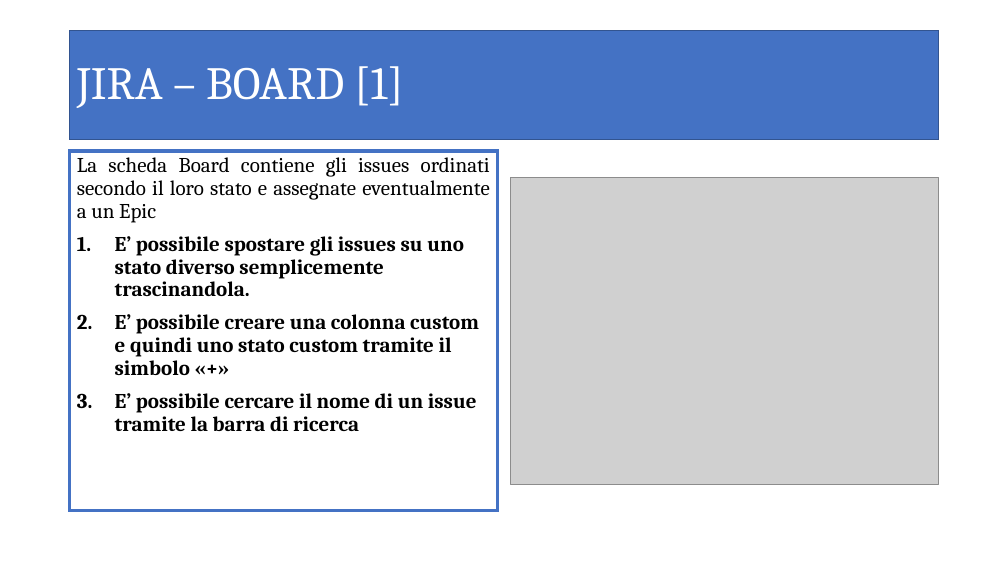
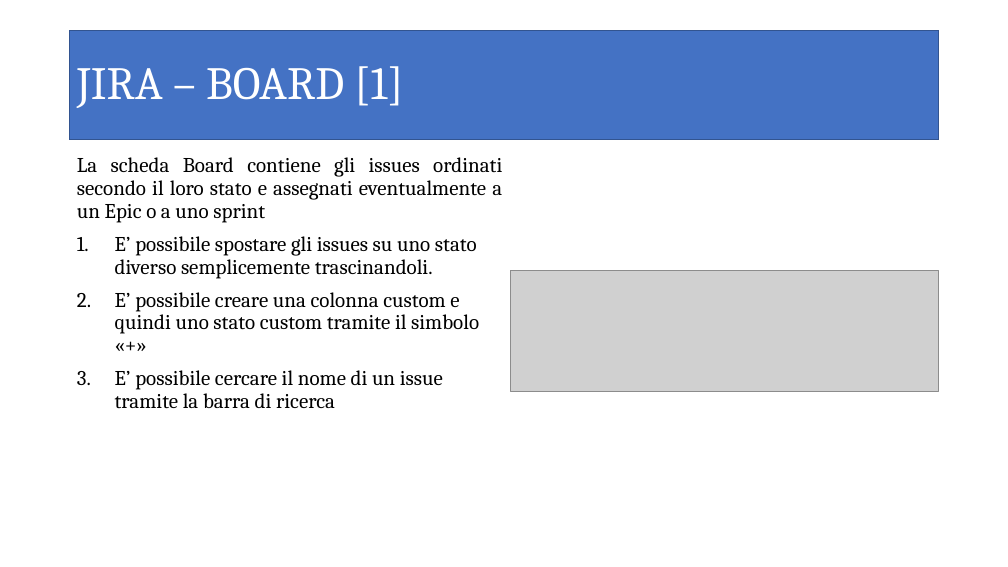
Before and after one commit to sdiricco/dirdem-micro, a slide deck: slide 7 of Documents/JIRA.pptx (slide 5 before the commit). Drawn at 1008x567 pixels with LibreOffice and Linux fonts; fonts in the diff are those of the drawing; grey boxes stand for pictures. Boxes give left, top, right and bottom in pixels: in the first picture for what was removed or moved away, otherwise in the second. Text is boxed around its words. In the diff, an @@ line names an element or a change of style, - is before the commit and + after.

Commit message:
aggiornata presentazione JIRA

```diff
--- a/Documents/JIRA.pptx
+++ b/Documents/JIRA.pptx
@@ text "La scheda Board contiene gli ...": place and size @@
-text "La scheda Board contiene gli ..." at box(70, 151, 498, 511)
+text "La scheda Board contiene gli ..." at box(77, 157, 502, 409)
@@ text "La scheda Board contiene gli ..." at box(77, 157, 502, 409): outline #4472C4 3 pt to none @@
@@ text at box(77, 157, 502, 279): text changed @@
-La scheda Board contiene gli issues ordinati secondo il loro stato e assegnate eventualmente a un Epic
-1. E’ possibile spostare gli issues su uno stato diverso semplicemente trascinandola.
+La scheda Board contiene gli issues ordinati secondo il loro stato e assegnati eventualmente a un Epic o a uno sprint
+1. E’ possibile spostare gli issues su uno stato diverso semplicemente trascinandoli.
@@ picture removed at box(510, 178, 939, 485) @@
@@ text at box(115, 292, 479, 409): bold off in "E’ possibile creare una colonna custom e ...", "E’ possibile cercare il nome di un ..." @@
@@ picture added at box(510, 271, 939, 392) @@
```
Also in this commit, not shown: 7 other slides changed, 2 slides added.
